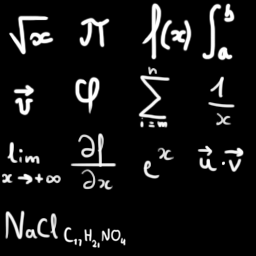
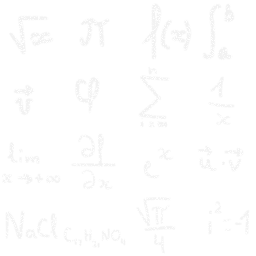
Layer changes from the first 256 x 256 image to the second:
added layer "Levels 1" (multiply, 5%) above "Layer 1" over [0, 0, 256, 256]
painted on "Layer 1" over [136, 196, 250, 254]
hid "Background" over [0, 0, 256, 256]
